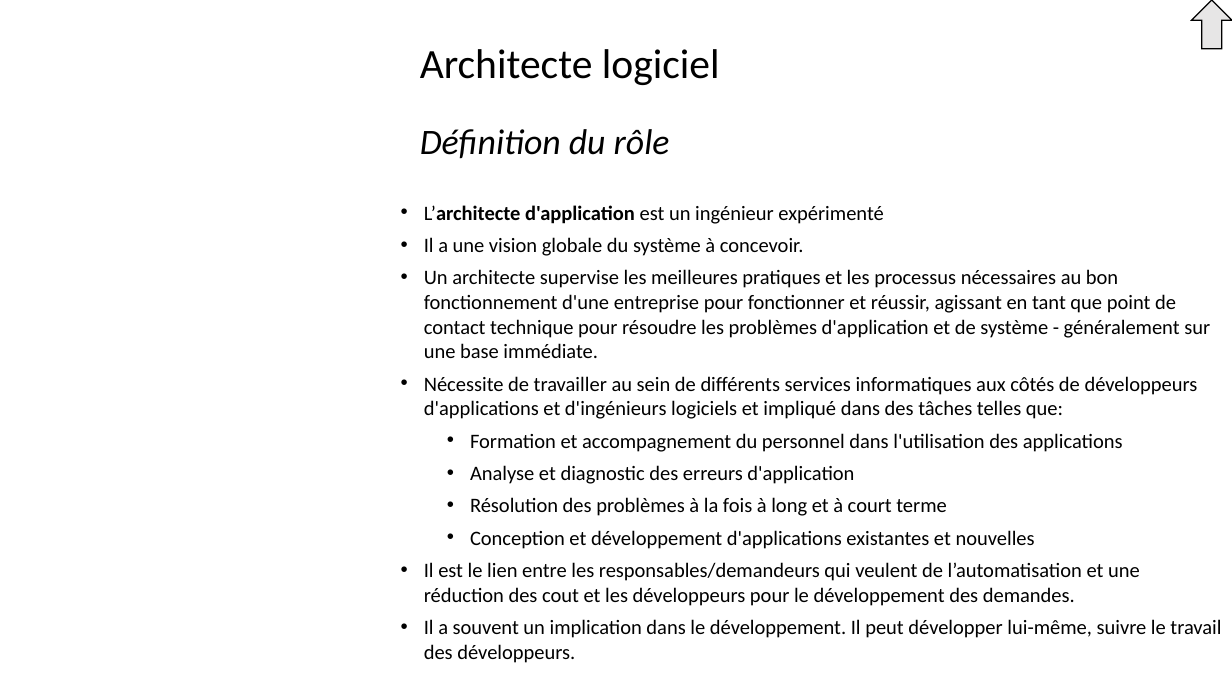
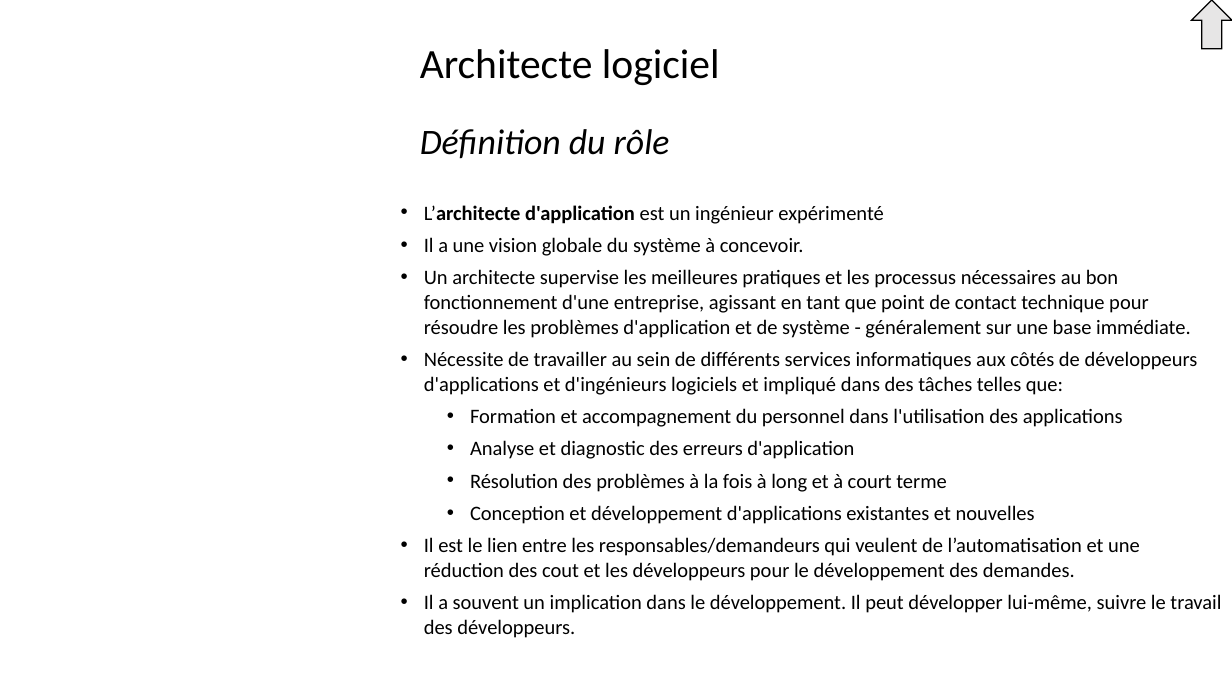
Before and after one commit to Solifred38/cv, a slide deck: slide 17 of Profils_jobs_it.pptx. Drawn at 1232x693 pixels with LibreOffice and Linux fonts; fonts in the diff are those of the drawing; background and template pictures are left out. Boxes give left, top, right and bottom in pixels: in the first picture for what was removed or moved away, otherwise in the second. Text is boxed around its words. In the diff, an @@ line names an element or a change of style, - is before the commit and + after.

```diff
--- a/Profils_jobs_it.pptx
+++ b/Profils_jobs_it.pptx
@@ text at box(424, 269, 1191, 338): text changed @@
-• Un architecte supervise les meilleures pratiques et les processus nécessaires au bon fonctionnement d'une entreprise pour fonctionner et réussir, agissant en tant que point de contact technique pour résoudre les problèmes d'application et de système - généralement sur une base immédiate.
+• Un architecte supervise les meilleures pratiques et les processus nécessaires au bon fonctionnement d'une entreprise, agissant en tant que point de contact technique pour résoudre les problèmes d'application et de système - généralement sur une base immédiate.
```
Also in this commit, not shown: 10 other slides changed.
